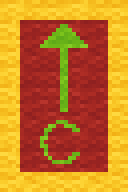
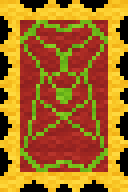
Revision of a layered w=128, h=192 image; what changed, layer by layer:
added layer "Ruffle" (erase) above "Decoration" over [0,0,128,192]
renamed "Overlay" to "Decoration", painted on it over [20,20,108,172]
